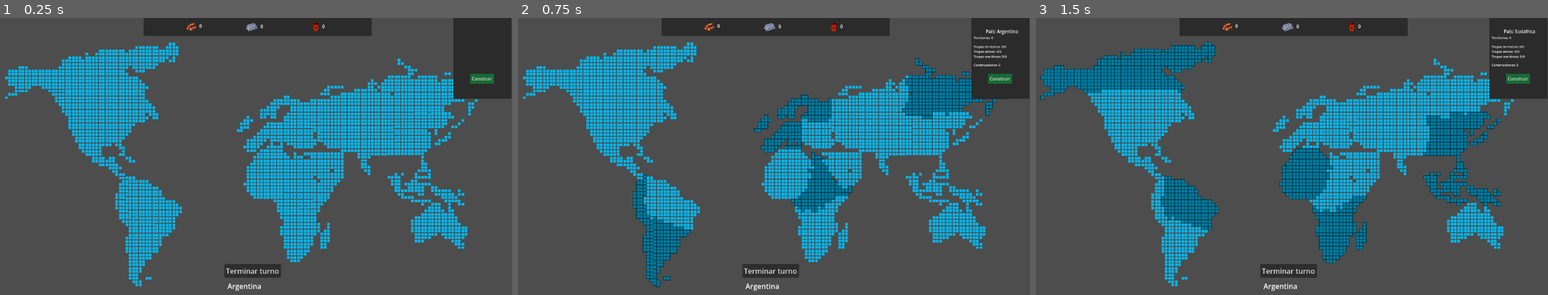
Above: before the commit, frames 1-3 (left to right).
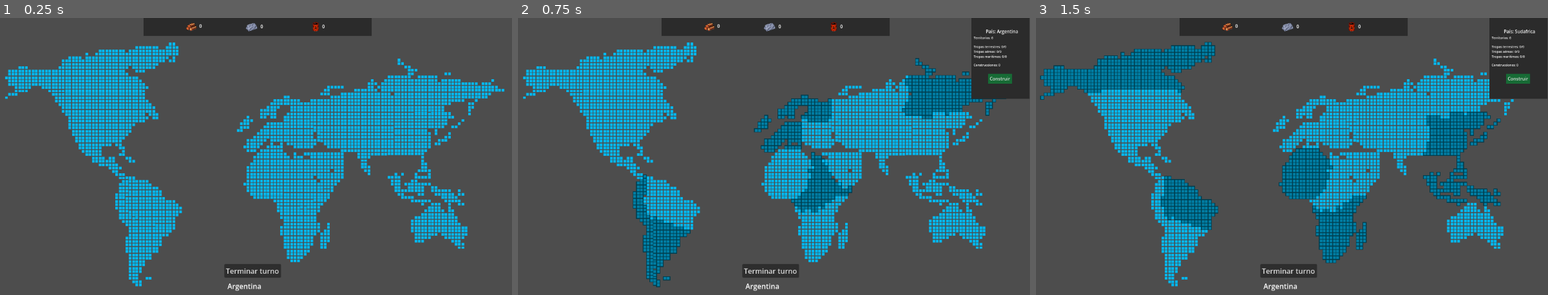
Above: after the commit, the same moments.

Repository: bula393/juegoMundialRTS
Game: Godot game, scene res://scenes/level.tscn
The game is run twice, just before and just after one commit, with the same random seed, the same clock (stepped at 60 frames per second) and the same inputs.
Inputs (mouse positions are in pixels of both pictures, inside the frame that each line leads up to):
- Up to frame 1 (0.25 s): no input
- Up to frame 2 (0.75 s): click (671, 250) at 0.5 s
- Up to frame 3 (1.5 s): click (1189, 203) at 1.25 s

The runs differ from the first frame. In frame 1, 3.3% of the frame differs, in the area x 88-100%, y 0-30%; in frame 2, nothing differs; in frame 3, nothing differs.

Commit message:
corregir los turnos para construir

Diff:
--- a/rts-mundial/Resources/construcciones/cuartel.tres
+++ b/rts-mundial/Resources/construcciones/cuartel.tres
@@ -1,13 +1,12 @@
 [gd_resource type="Resource" script_class="Construccion" format=3 uid="uid://u1sf1tmvwevc"]
 
-[ext_resource type="Script" uid="uid://cvwc53pdh86ov" path="res://scripts/construccion.gd" id="1_w5p41"]
+[ext_resource type="Script" path="res://scripts/construccion.gd" id="1_w5p41"]
 
 [resource]
 script = ExtResource("1_w5p41")
 nombre = "cuartel"
-tiempoDeConstruccion = 30
+tiempoDeConstruccion = 2
 maderaNecesaria = 300
 tropasProducidas = 10
 tiempoEnfriamiento = 20
 cantidadtropasAlmacenadas = 50
-metadata/_custom_type_script = "uid://cvwc53pdh86ov"
--- a/rts-mundial/scenes/level.tscn
+++ b/rts-mundial/scenes/level.tscn
@@ -319,6 +319,7 @@
 pais = 6
 
 [node name="menuPais" parent="." unique_id=34050247 node_paths=PackedStringArray("menu_construcciones") instance=ExtResource("58_sc620")]
+visible = false
 offset_left = 1021.0
 offset_right = 1021.0
 menu_construcciones = NodePath("../menuContrucciones")
